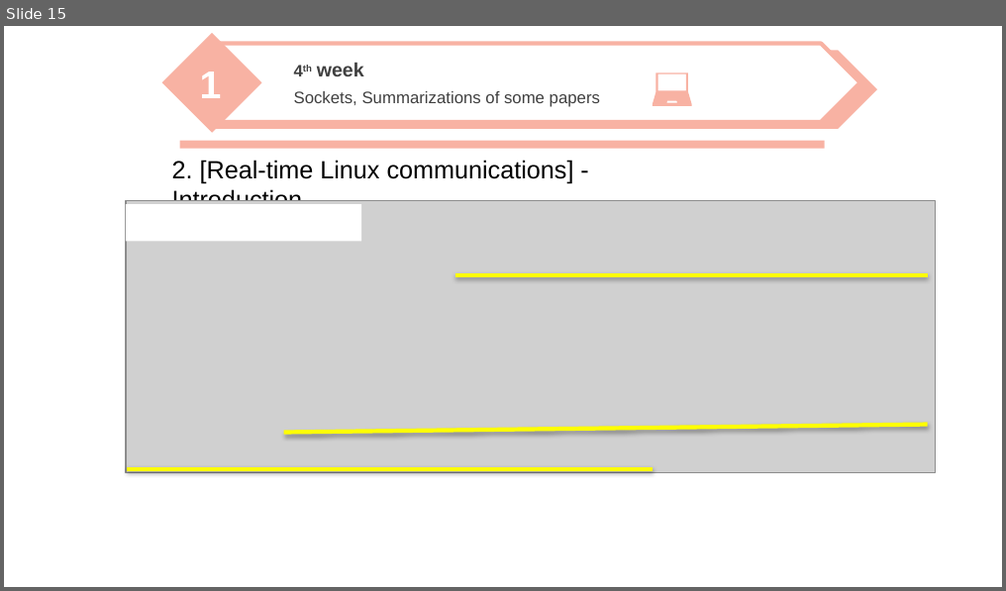
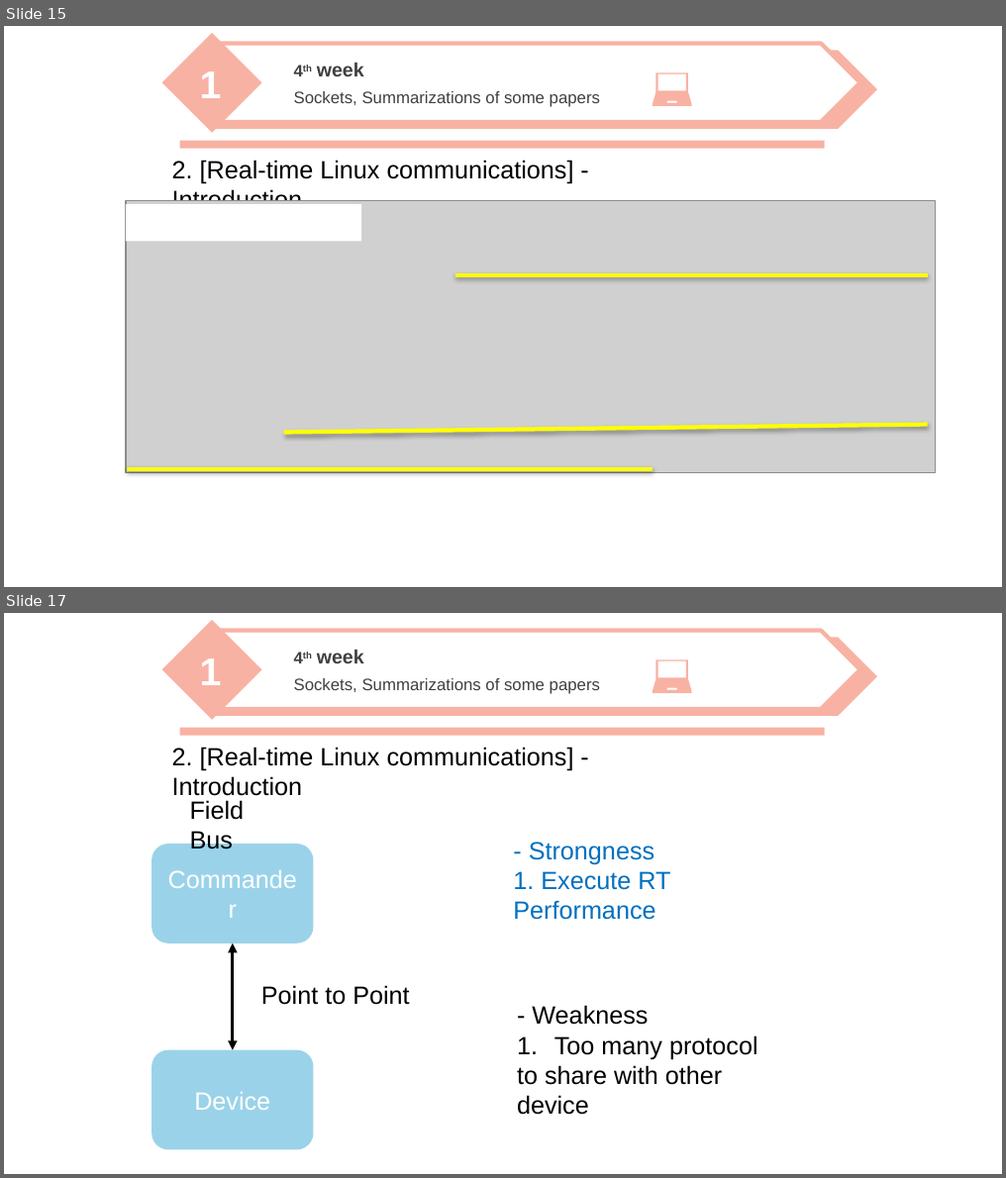
Before and after one commit to nicesick/Prototyping-Delay-Aware-V2X-Safe-Communications, a slide deck: presentation/presentation_2.pptx. Shown one above the other, each under a label of ours: slide 15 before the commit, slides 15 and 17 after it; the slides between them are not shown. The pictures are 1006x591 and 1006x1178 pixels, drawn with LibreOffice and Linux fonts; fonts in the diff are those of the drawing; grey boxes stand for pictures; background and template pictures are left out. Boxes give left, top, right and bottom in pixels: in the first picture for what was removed or moved away, otherwise in the second. Text is boxed around its words. In the diff, an @@ line names an element or a change of style, - is before the commit and + after.

```diff
--- a/presentation/presentation_2.pptx
+++ b/presentation/presentation_2.pptx
@@ slide 17 added at box(4, 613, 1002, 1174), background picture (left out) @@
@@ freeform shape added at box(652, 660, 693, 693), fill #F8B2A3 @@
@@ group added at box(161, 620, 877, 720): 3 texts, 2 pentagon arrows, 1 diamond @@
+1
+4th week
+Sockets, Summarizations of some papers
@@ rectangle added at box(179, 728, 825, 736), fill #F8B2A3 @@
@@ text added at box(172, 747, 574, 801), 18 pt, text #000000 @@
+2. [Real-time Linux communications] - Introduction
@@ text added at box(513, 842, 670, 920), 18 pt, text #0070C0 @@
+- Strongness
+1. Execute RT Performance
@@ group added at box(152, 800, 409, 1150): 2 rounded rectangles, 2 texts, 1 double arrow @@
+Commander
+Field Bus
+Device
+Point to Point
@@ text added at box(517, 1005, 758, 1115), 18 pt, text #000000 @@
+- Weakness
+1. Too many protocol
+to share with other device
```
Also in this commit, not shown: 2 slides changed, 16 other slides added.
